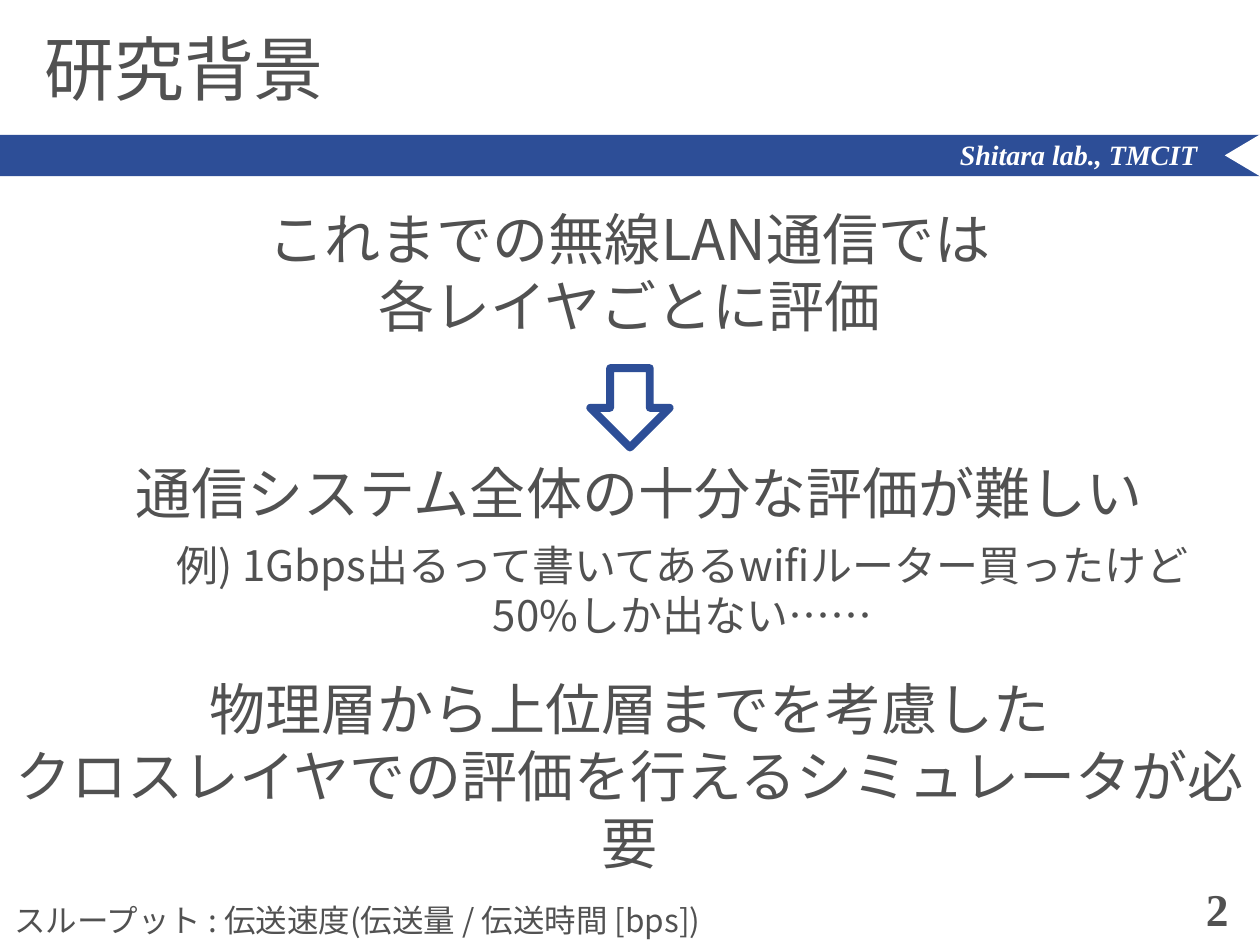
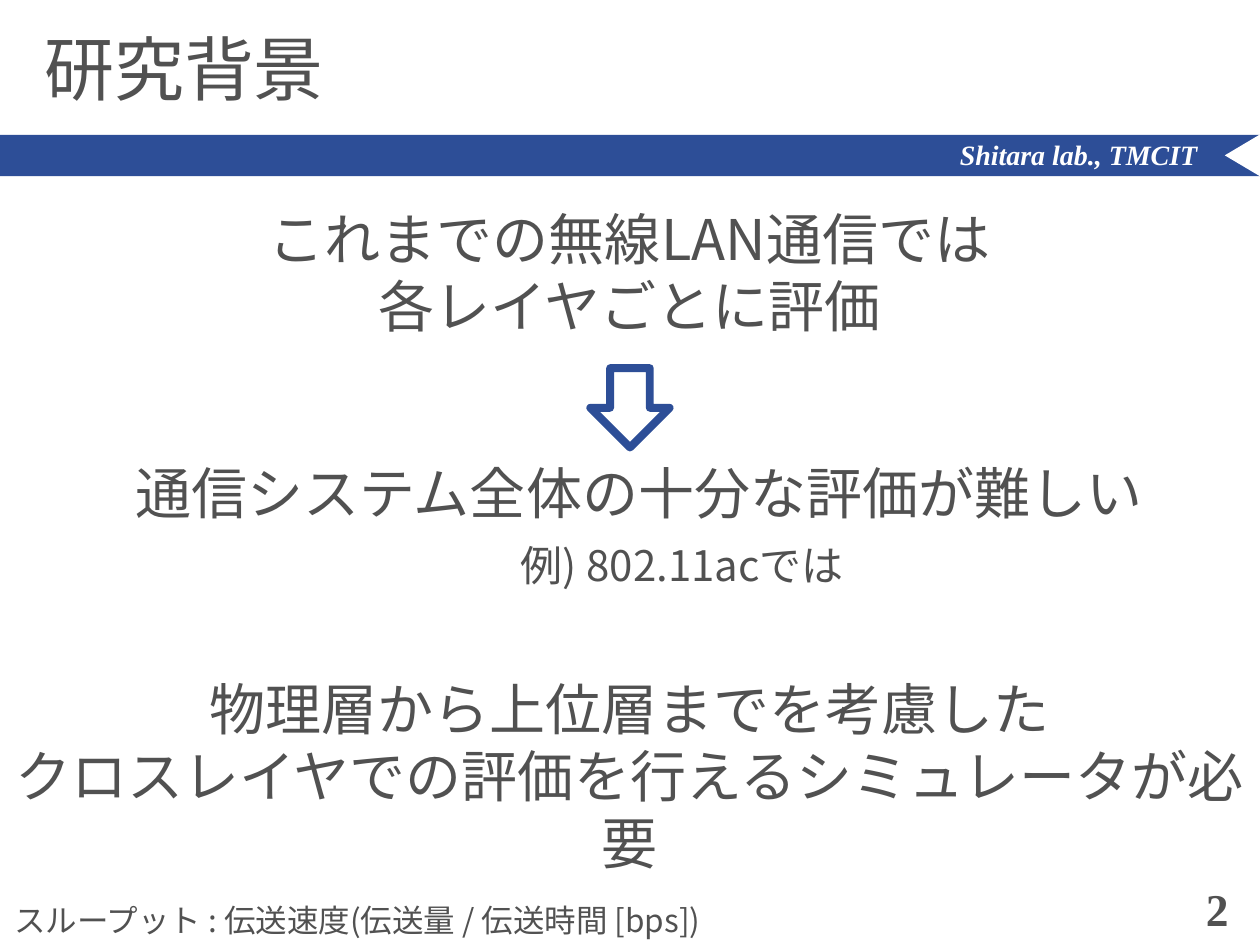
Before and after one commit to ShitaLab-TMCIT/IEEE802.11simulator, a slide deck: slide 2 of paper/shimozawa.pptx. Drawn at 1260x945 pixels with LibreOffice and Linux fonts; fonts in the diff are those of the drawing. Boxes give left, top, right and bottom in pixels: in the first picture for what was removed or moved away, otherwise in the second. Text is boxed around its words. In the diff, an @@ line names an element or a change of style, - is before the commit and + after.

```diff
--- a/paper/shimozawa.pptx
+++ b/paper/shimozawa.pptx
@@ text at <box>521,546,844,589</box>: text changed @@
-例) 1Gbps出るって書いてあるwifiルーター買ったけど
-50%しか出ない……
+例) 802.11acでは
```
Also in this commit, not shown: 1 other slide changed, 10 other files.
